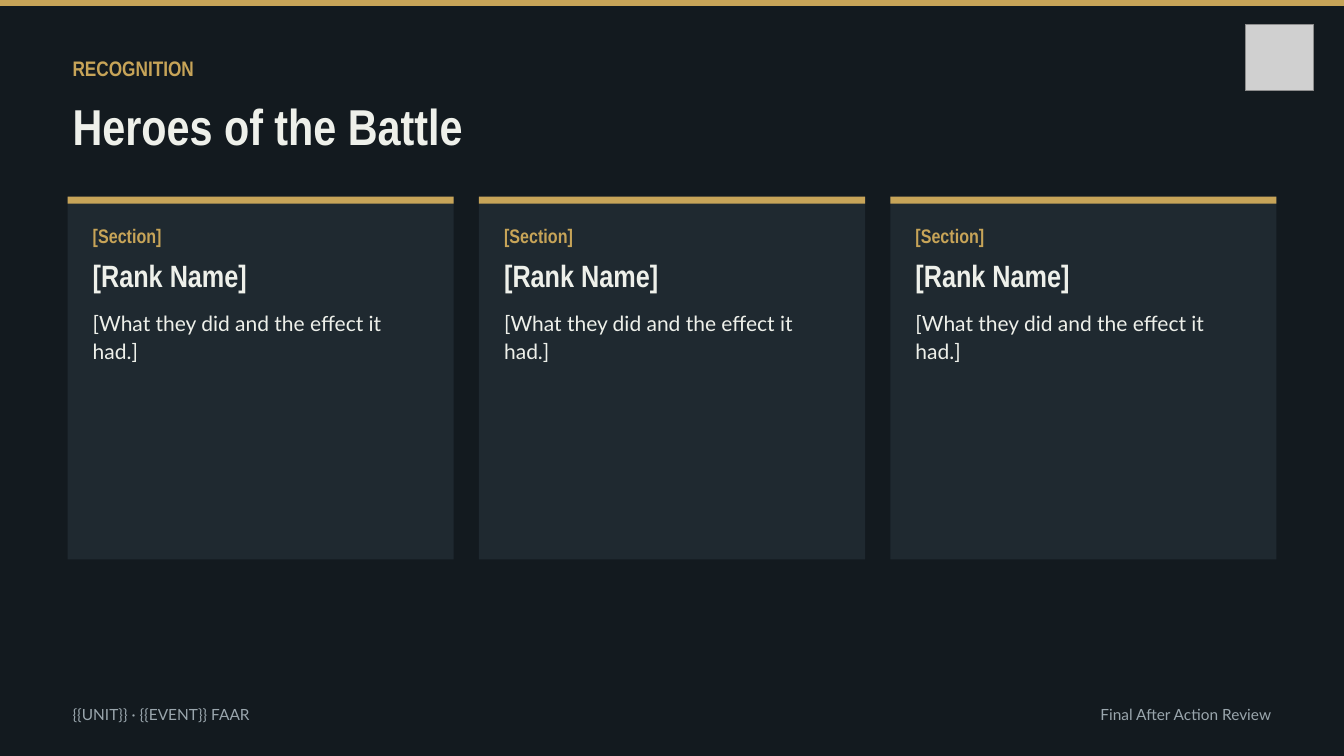
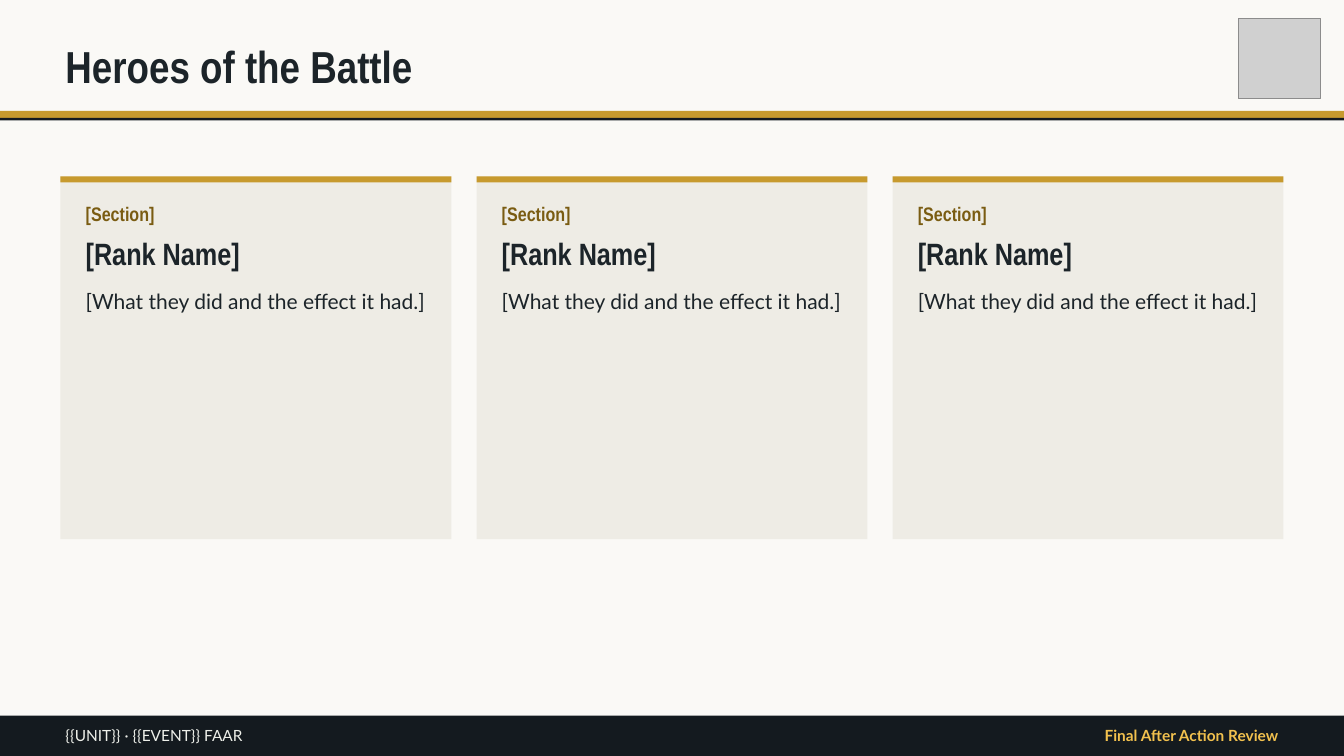
Before and after one commit to bwest63/trace, a slide deck: slide 13 of templates/faar-template.pptx (slide 17 before the commit). Drawn at 1344x756 pixels with LibreOffice and Linux fonts; fonts in the diff are those of the drawing; grey boxes stand for pictures. Boxes give left, top, right and bottom in pixels: in the first picture for what was removed or moved away, otherwise in the second. Text is boxed around its words. In the diff, an @@ line names an element or a change of style, - is before the commit and + after.

```diff
--- a/templates/faar-template.pptx
+++ b/templates/faar-template.pptx
@@ background #131A1F to #FAF9F6 @@
@@ text "Heroes of the Battle": place and size @@
-text "Heroes of the Battle" at (73,108,463,146)
+text "Heroes of the Battle" at (65,50,412,84)
@@ text "Heroes of the Battle" at (65,50,412,84): size 36 to 32 pt, text colour #EEF0EA to #1C2429; vertical alignment top to middle @@
@@ picture: place and size @@
-picture at (1245,24,1314,91)
+picture at (1238,18,1321,99)
@@ text removed at (73,61,194,76) @@
-RECOGNITION
@@ fill #C7A458 to #C79A2E in 4 elements at (477,176,868,182), (60,176,452,182), (893,176,1285,182), (0,111,1344,118) @@
@@ rectangle: place and size @@
-rectangle at (0,0,1344,6)
+rectangle at (0,111,1344,118)
@@ rectangle added at (0,118,1344,121), fill #141A1F @@
@@ rectangle: place and size @@
-rectangle at (68,197,454,560)
+rectangle at (60,176,452,539)
@@ rectangle: place and size @@
-rectangle at (68,197,454,204)
+rectangle at (60,176,452,182)
@@ rectangle: place and size @@
-rectangle at (479,197,865,560)
+rectangle at (477,176,868,539)
@@ rectangle: place and size @@
-rectangle at (479,197,865,204)
+rectangle at (477,176,868,182)
@@ fill #1F2930 to #EEECE5 in 3 elements at (477,176,868,539), (60,176,452,539), (893,176,1285,539) @@
@@ rectangle: place and size @@
-rectangle at (890,197,1276,560)
+rectangle at (893,176,1285,539)
@@ rectangle: place and size @@
-rectangle at (890,197,1276,204)
+rectangle at (893,176,1285,182)
@@ text "[Section]": place and size @@
-text "[Section]" at (93,229,382,362)
+text "[Section]" at (86,206,425,313)
@@ text "[Section]": place and size @@
-text "[Section]" at (504,229,793,362)
+text "[Section]" at (502,206,841,313)
@@ text colour #C7A458 to #7A5C12 in "[Section]"; text colour #EEF0EA to #1C2429 in "[Rank Name]", "[What they did and the effect it ..." in 3 elements at (502,206,841,313), (86,206,425,313), (918,206,1257,313) @@
@@ text "[Section]": place and size @@
-text "[Section]" at (915,229,1204,362)
+text "[Section]" at (918,206,1257,313)
@@ rectangle added at (0,716,1344,756), fill #141A1F @@
@@ text "{{UNIT}} · {{EVENT}} FAAR": place and size @@
-text "{{UNIT}} · {{EVENT}} FAAR" at (73,708,249,722)
+text "{{UNIT}} · {{EVENT}} FAAR" at (65,729,242,744)
@@ text "{{UNIT}} · {{EVENT}} FAAR" at (65,729,242,744): text colour #9AA6AD to #EEF0EA; vertical alignment top to middle @@
@@ text "Final After Action Review": place and size @@
-text "Final After Action Review" at (1100,708,1271,720)
+text "Final After Action Review" at (1105,729,1278,741)
@@ text "Final After Action Review" at (1105,729,1278,741): text colour #9AA6AD to #F2C14E, bold on; vertical alignment top to middle @@
```
Also in this commit, not shown: 13 other slides changed, 1 slide added, 5 slides removed, 6 other files.
